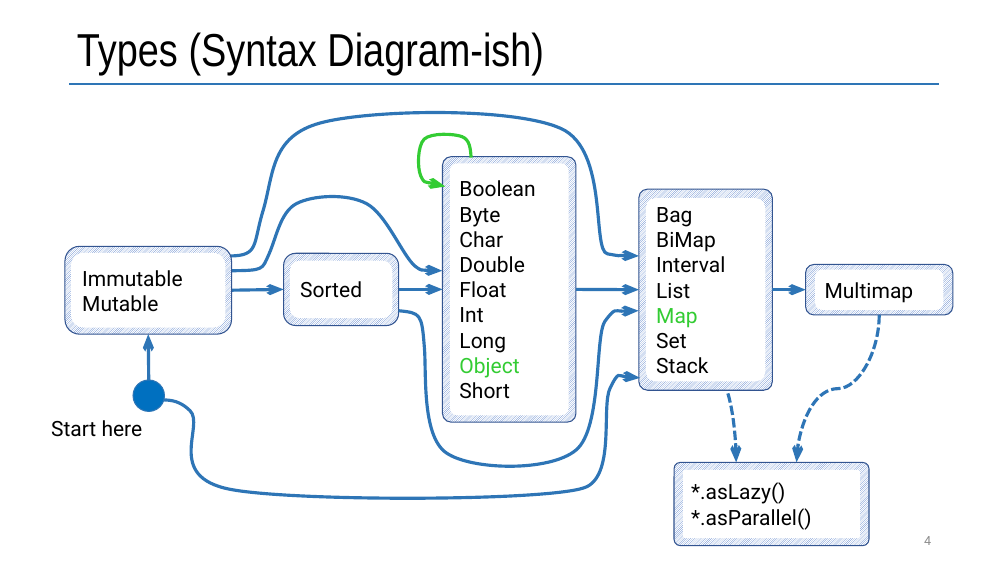
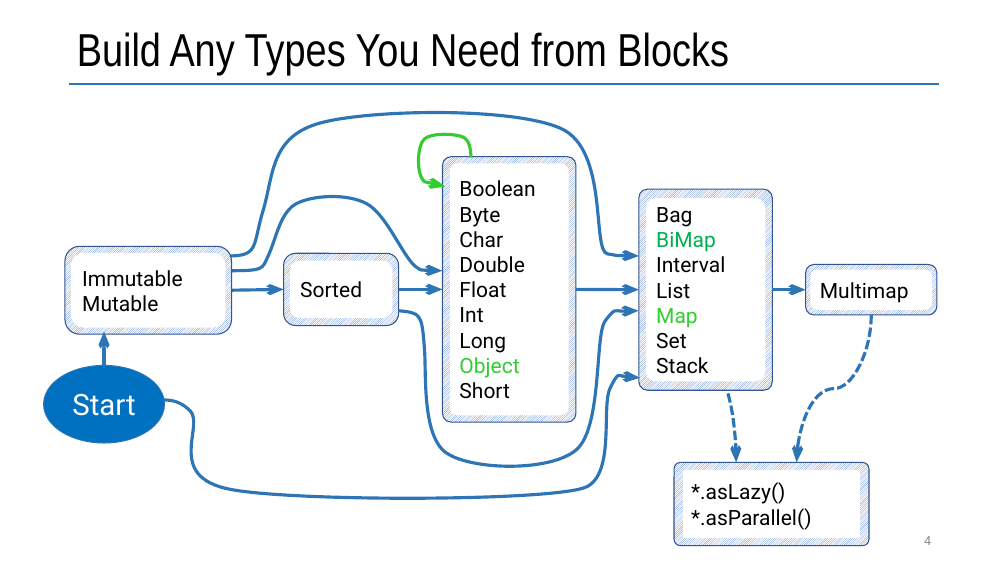
Before and after one commit to vmzakharov/refactor-to-ec, a slide deck: slide 4 of docs/RefactorToEcIntro.pptx. Drawn at 1008x567 pixels with LibreOffice and Linux fonts; fonts in the diff are those of the drawing. Boxes give left, top, right and bottom in pixels: in the first picture for what was removed or moved away, otherwise in the second. Text is boxed around its words. In the diff, an @@ line names an element or a change of style, - is before the commit and + after.

```diff
--- a/docs/RefactorToEcIntro.pptx
+++ b/docs/RefactorToEcIntro.pptx
@@ title at [77,32,729,75]: text changed @@
-Types (Syntax Diagram-ish)
+Build Any Types You Need from Blocks
@@ text in rounded rectangle at [656,232,716,252]: text colour #000000 to #00B050, letter outline none to #000000 0.75 pt in "BiMap" @@
@@ rounded rectangle: place and size @@
-rounded rectangle at [806,265,954,315]
+rounded rectangle at [806,265,938,315]
@@ rounded rectangle "Multimap": place and size @@
-rounded rectangle "Multimap" at [815,270,943,310]
+rounded rectangle "Multimap" at [811,270,932,310]
@@ curved arrow moved from (879, 315) - (797, 463) to (871, 315) - (797, 463) @@
@@ arrow moved from (149, 380) - (148, 334) to (104, 365) - (104, 331) @@
@@ ellipse "Start": place and size @@
-ellipse "Start" at [51,420,143,437]
+ellipse "Start" at [44,365,165,443]
@@ ellipse "Start" at [44,365,165,443]: vertical alignment top to middle; fill none to #0070C0; outline none to #2E75B6 1 pt @@
@@ ellipse removed at [133,380,165,412] @@
@@ text in ellipse at [72,393,135,416]: text changed; size 20 to 28 pt; text colour #000000 to #FFFFFF @@
-Start here
+Start
```
Also in this commit, not shown: 3 other slides changed, 3 slides added, 2 other files.
